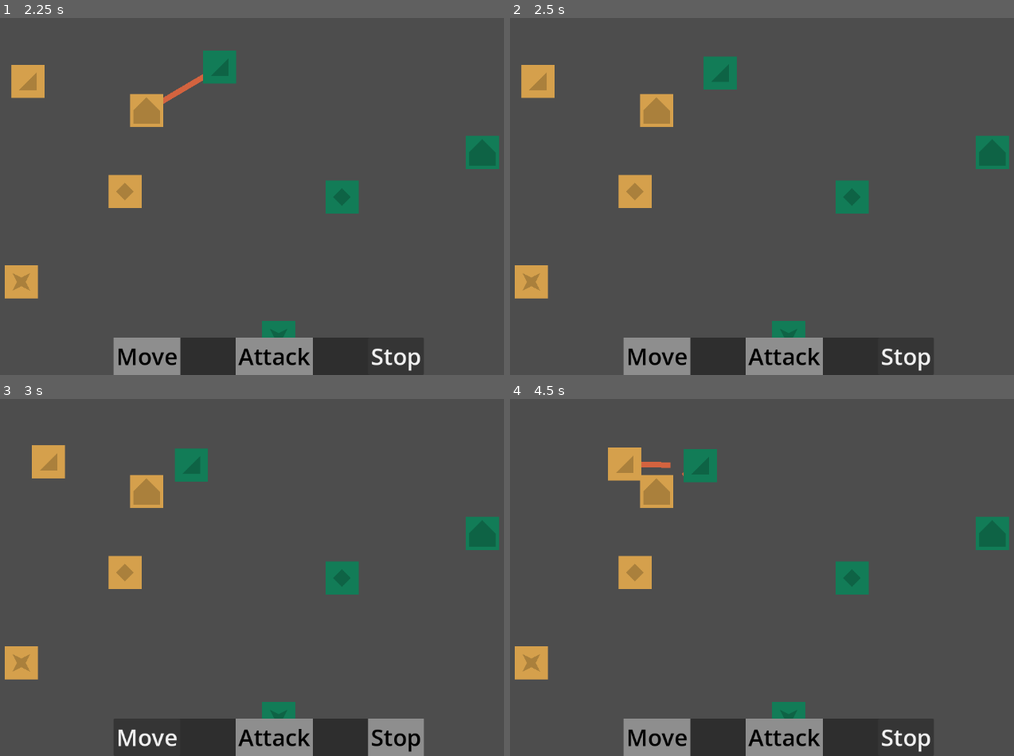
Above: before the commit, frames 1-4 (two rows, left to right).
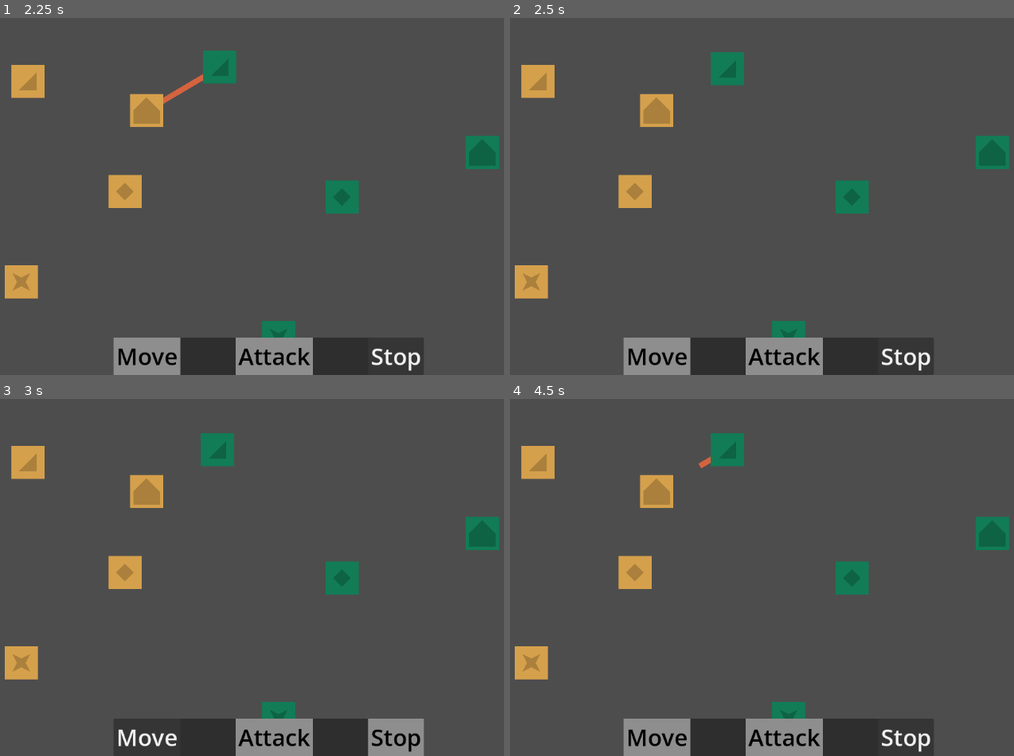
Above: after the commit, the same moments.

Repository: znichola/tent-general
Game: Godot game, scene res://game_board/game_board.tscn
Same seed, same stepped clock (60 frames per second), same inputs: the game is played once before the commit and once after it. The project has no main scene, so this scene is started directly.
Inputs:
- Up to frame 1 (2.25 s): click "Move" at 0.5 s; click "Attack" at 1.25 s; click "Stop" at 2 s
- Up to frame 2 (2.5 s): no input
- Up to frame 3 (3 s): click "Move" at 2.75 s
- Up to frame 4 (4.5 s): click "Attack" at 3.5 s; click "Stop" at 4.25 s

Frame 1 is identical in both runs. In frame 2, 0.5% of the frame differs, in the area x 38-47%, y 9-21%; in frame 3, 1.9%; in frame 4, 2.5%, in the area x 2-47%, y 9-24%.

Commit message:
messenger behaviour with vision fix and root node2D fix

Diff:
--- /dev/null
+++ b/game_board/test.tscn
@@ -0,0 +1,27 @@
+[gd_scene format=3 uid="uid://4hh75vvgnpa0"]
+
+[ext_resource type="PackedScene" uid="uid://g35wxrfph6sb" path="res://game_board/unit/variants/messenger.tscn" id="1_pg0qr"]
+[ext_resource type="PackedScene" uid="uid://beyn0gvfwp3w5" path="res://game_board/unit/variants/spear.tscn" id="2_cfdbp"]
+[ext_resource type="PackedScene" uid="uid://bfsyuhx03joi1" path="res://game_board/unit/variants/bow.tscn" id="3_cfdbp"]
+[ext_resource type="PackedScene" uid="uid://bl25s3eybts4u" path="res://game_board/unit/variants/sword.tscn" id="4_qh1hi"]
+
+[node name="Node2D" type="Node2D" unique_id=575016891]
+
+[node name="Messenger" parent="." unique_id=186043592 instance=ExtResource("1_pg0qr")]
+position = Vector2(21, 625)
+
+[node name="Spear" parent="." unique_id=2104661573 instance=ExtResource("2_cfdbp")]
+position = Vector2(-141, 207)
+team_name = 1
+
+[node name="Spear2" parent="." unique_id=1567654480 instance=ExtResource("2_cfdbp")]
+position = Vector2(666, 418)
+team_name = 1
+
+[node name="Bow" parent="." unique_id=1209490078 instance=ExtResource("3_cfdbp")]
+position = Vector2(278, 280)
+team_name = 1
+
+[node name="Sword" parent="." unique_id=1287942291 instance=ExtResource("4_qh1hi")]
+position = Vector2(40, 434)
+team_name = 0
--- a/game_board/unit/components/movement.gd
+++ b/game_board/unit/components/movement.gd
@@ -3,9 +3,9 @@
 class_name MovementComponent
 
 @export var speed: float = 100.0
+@export var combat_engagment = true
 @export_group("References")
 @export var collision_component: CollisionComponent
-
 var can_move: bool = true
 
 
@@ -28,7 +28,7 @@
 
 
 func try_move_to(target_position: Vector2, delta: float, node: Node2D) -> bool:
-	if not can_move:
+	if not can_move and combat_engagment:
 		return false
 
 	var direction = (target_position - node.position).normalized()
--- a/game_board/unit/components/strategy.gd
+++ b/game_board/unit/components/strategy.gd
@@ -1,4 +1,4 @@
-extends Node
+extends Node2D
 
 class_name StrategyComponent
 
@@ -7,9 +7,18 @@
 	HOLD_GROUND,
 	MOVE,
 	SKIRMISH,
+	MESSENGER,
 }
 
 @export var default_strategy_type: StrategyType = StrategyType.ATTACK_IN_RANGE
+
+@export_group("Allowed Strategies")
+@export var allowed_strategies: Array[StrategyComponent.StrategyType] = [
+	StrategyComponent.StrategyType.ATTACK_IN_RANGE,
+	StrategyComponent.StrategyType.HOLD_GROUND,
+	StrategyComponent.StrategyType.MOVE,
+	StrategyComponent.StrategyType.SKIRMISH,
+]
 
 @export_group("References")
 @export var parent_unit: Unit
@@ -66,6 +75,14 @@
 			strategy = HoldGroundStrategy.new(base_strategy_components, vision_component)
 		StrategyType.MOVE:
 			strategy = MoveStrategy.new(base_strategy_components, vision_component, self, Vector2(500, 300))
+		StrategyType.MESSENGER:
+			strategy = MessengerStrategy.new(
+				base_strategy_components,
+				vision_component,
+				self,
+				Vector2(500, 300),
+				Vector2(100, 100),
+			)
 		StrategyType.SKIRMISH:
 			strategy = SkirmishStrategy.new(base_strategy_components, vision_component)
 		_:
--- a/game_board/unit/components/vision.gd
+++ b/game_board/unit/components/vision.gd
@@ -5,6 +5,17 @@
 signal on_new_closest_target(unit: Unit)
 
 var current_closest_target: Unit = null
+@onready var update_timer := Timer.new()
+
+# Adjustable update rate (seconds) - tune based on your game's needs
+@export var update_interval := 0.2 # 5 times per second
+
+
+func _ready() -> void:
+	add_child(update_timer)
+	update_timer.wait_time = update_interval
+	update_timer.timeout.connect(_on_update_timer_timeout)
+	update_timer.start()
 
 
 func _on_area_entered(_area: Area2D) -> void:
@@ -16,23 +27,34 @@
 	try_update_closest_target(area)
 
 
+func _on_update_timer_timeout() -> void:
+	# Only update if we have targets in vision
+	if get_overlapping_areas().size() > 0:
+		try_update_closest_target(null)
+
+
 func try_update_closest_target(ignored_area: Area2D) -> void:
 	var best_dist := INF
+	var new_closest: Unit = null
 	var my_pos := global_position
 
 	for area in get_overlapping_areas():
+		if area == ignored_area:
+			continue
+
 		var unit := area.get_parent()
 		var is_self = self.get_parent() == unit
 
-		if not unit is Unit or is_self or area == ignored_area or not self.get_parent().is_valid_target(unit):
+		if not unit is Unit or is_self or not self.get_parent().is_valid_target(unit):
 			continue
 
-		if unit is Unit:
-			var current_dist := my_pos.distance_to(unit.global_position)
+		var current_dist := my_pos.distance_squared_to(unit.global_position) # Faster than distance_to
+		if current_dist < best_dist:
+			best_dist = current_dist
+			new_closest = unit
 
-			if current_dist < best_dist:
-				best_dist = current_dist
-				current_closest_target = unit
-
-	if current_closest_target:
-		on_new_closest_target.emit(current_closest_target)
+	# Only emit signal if the target actually changed
+	if new_closest != current_closest_target:
+		current_closest_target = new_closest
+		if current_closest_target:
+			on_new_closest_target.emit(current_closest_target)
--- /dev/null
+++ b/game_board/unit/strategy/messenger_strategy.gd
@@ -0,0 +1,82 @@
+extends BaseStrategy
+
+class_name MessengerStrategy
+
+var vision_component: VisionComponent
+var strategy_component: StrategyComponent
+
+var return_position: Vector2
+var movement_target: Vector2
+
+const EVADE_DISTANCE: float = 190.0 # Distance to maintain from threats
+const EVADE_WEIGHT: float = 0.7 # How much to prioritize evasion vs destination
+
+var target_reached: bool = false
+
+
+func _init(
+		base_strategy_components: Dictionary,
+		_vision_component: VisionComponent,
+		_strategy_component: StrategyComponent,
+		target_position: Vector2,
+		_return_position: Vector2,
+) -> void:
+	vision_component = _vision_component
+	strategy_component = _strategy_component
+	super(base_strategy_components)
+	current_postion_target = target_position
+	movement_target = target_position
+	return_position = _return_position
+	move_state = MoveState.MOVE_TO_POSITION
+
+
+func on_ready() -> void:
+	vision_component.on_new_closest_target.connect(_on_update_closest_target)
+
+
+func on_process(_delta: float) -> void:
+	if not target_reached and global_position.distance_to(movement_target) < 5.0:
+		target_reached = true
+		movement_target = return_position
+		print("Messenger reached target, returning to base ", return_position) # Debug print
+	elif target_reached and global_position.distance_to(return_position) < 5.0:
+		move_state = MoveState.IDLE
+		print("Messenger returned to base, finishing strategy ", return_position) # Debug print
+		strategy_component.finish_strategy()
+		return
+
+	# If there's a threat nearby, evade while moving towards target_position
+	if current_target:
+		var threat_position = current_target.global_position
+		var distance_to_threat = global_position.distance_to(threat_position)
+
+		if distance_to_threat < EVADE_DISTANCE:
+			# Check if threat is behind us relative to destination
+			var to_destination = (movement_target - global_position).normalized()
+			var to_threat = (threat_position - global_position).normalized()
+
+			# If threat is behind (dot product negative), ignore it
+			if to_threat.dot(to_destination) < 0:
+				current_postion_target = movement_target
+				return
+
+			# Threat is ahead, evade it
+			# Get tangent perpendicular to threat vector
+			var tangent = Vector2(-to_threat.y, to_threat.x).normalized()
+
+			# Choose tangent direction that points more towards destination
+			if tangent.dot(to_destination) < 0:
+				tangent = -tangent
+
+			# Blend evasion tangent with destination direction
+			var evade_direction = tangent * EVADE_WEIGHT + to_destination * (1.0 - EVADE_WEIGHT)
+			current_postion_target = global_position + evade_direction.normalized() * 50.0
+		else:
+			current_postion_target = movement_target
+	else:
+		current_postion_target = movement_target
+
+
+func _on_update_closest_target(unit: Unit) -> void:
+	current_target = unit
+	print("Messenger sees new target: ", unit.name)
--- a/game_board/unit/unit.gd
+++ b/game_board/unit/unit.gd
@@ -13,6 +13,8 @@
 }
 
 @export var team_name: TeamName = TeamName.YELLOW
+
+@export_group("References")
 @export var selection_sprite: Polygon2D = null
 
 
--- a/game_board/unit/unit.tscn
+++ b/game_board/unit/unit.tscn
@@ -21,6 +21,7 @@
 
 [node name="Unit" type="Node2D" unique_id=186043592 node_paths=PackedStringArray("selection_sprite")]
 script = ExtResource("1_stacj")
+team_name = null
 selection_sprite = NodePath("SelectionPolygon")
 
 [node name="HealthComponent" type="Node" parent="." unique_id=795734082]
@@ -30,7 +31,7 @@
 script = ExtResource("3_gab0b")
 collision_component = NodePath("../CollisionComponent")
 
-[node name="StrategyComponent" type="Node" parent="." unique_id=544420575 node_paths=PackedStringArray("parent_unit", "movement_component", "vision_component", "attack_component", "health_component")]
+[node name="StrategyComponent" type="Node2D" parent="." unique_id=271313233 node_paths=PackedStringArray("parent_unit", "movement_component", "vision_component", "attack_component", "health_component")]
 unique_name_in_owner = true
 script = ExtResource("4_r3bqr")
 parent_unit = NodePath("..")
@@ -74,12 +75,14 @@
 color = Color(0.20953086, 0.54853076, 0.6246036, 1)
 polygon = PackedVector2Array(-30, -30, 30, -30, 30, 30, -30, 30)
 
-[node name="Marker" type="Polygon2D" parent="." unique_id=294582724]
-color = Color(0.8352941, 0.627451, 0.29803923, 1)
+[node name="Marker" type="Polygon2D" parent="." unique_id=294582724 node_paths=PackedStringArray("sigil")]
+color = Color(1, 0.4117647, 0.7058824, 1)
 polygon = PackedVector2Array(-30, -30, 30, -30, 30, 30, -30, 30)
 script = ExtResource("8_pfwts")
+sigil = NodePath("Sigil")
 
 [node name="Sigil" type="Polygon2D" parent="Marker" unique_id=136979551]
+color = Color(0.8, 0.32941177, 0.5647059, 1)
 polygon = PackedVector2Array(-16, -16, 0, -16, 16, -16, 16, 0, 16, 16, 0, 16, -16, 16, -16, 0)
 
 [connection signal="area_entered" from="VisionComponent" to="VisionComponent" method="_on_area_entered"]
--- a/game_board/unit/variants/bow.tscn
+++ b/game_board/unit/variants/bow.tscn
@@ -8,20 +8,16 @@
 [node name="Bow" unique_id=186043592 instance=ExtResource("1_iw70l")]
 
 [node name="HealthComponent" parent="." index="0" unique_id=795734082]
-max_health = 30
+max_health = 40
 
 [node name="MovementComponent" parent="." index="1" unique_id=23351134]
 speed = 80.0
 
-[node name="StrategyComponent" parent="." index="2" unique_id=544420575]
+[node name="StrategyComponent" parent="." index="2" unique_id=271313233]
 default_strategy_type = 3
 
 [node name="CollisionShape2D" parent="AttackComponent" parent_id_path=PackedInt32Array(1790122325) index="0" unique_id=384630568]
 shape = SubResource("RectangleShape2D_iw70l")
 
-[node name="Marker" parent="." index="7" unique_id=294582724 node_paths=PackedStringArray("sigil")]
-sigil = NodePath("Sigil")
-
-[node name="Sigil" parent="Marker" index="0" unique_id=136979551]
-color = Color(0.41764706, 0.3137255, 0.14901961, 1)
+[node name="Sigil" parent="Marker" parent_id_path=PackedInt32Array(294582724) index="0" unique_id=136979551]
 polygon = PackedVector2Array(16, -16, 16, 0, 16, 16, 0, 16, -16, 16)
--- /dev/null
+++ b/game_board/unit/variants/messenger.tscn
@@ -0,0 +1,46 @@
+[gd_scene format=3 uid="uid://g35wxrfph6sb"]
+
+[ext_resource type="PackedScene" uid="uid://cyscttd02w5et" path="res://game_board/unit/unit.tscn" id="1_2shnb"]
+
+[sub_resource type="RectangleShape2D" id="RectangleShape2D_2shnb"]
+size = Vector2(28, 28)
+
+[sub_resource type="CircleShape2D" id="CircleShape2D_2shnb"]
+radius = 384.0
+
+[sub_resource type="RectangleShape2D" id="RectangleShape2D_bma0t"]
+size = Vector2(28, 28)
+
+[node name="Messenger" unique_id=186043592 instance=ExtResource("1_2shnb")]
+team_name = 0
+
+[node name="HealthComponent" parent="." index="0" unique_id=795734082]
+max_health = 40
+
+[node name="MovementComponent" parent="." index="1" unique_id=23351134]
+speed = 140.0
+combat_engagment = false
+
+[node name="StrategyComponent" parent="." index="2" unique_id=544420575]
+default_strategy_type = 4
+allowed_strategies = Array[int]([4])
+
+[node name="CollisionShape2D" parent="AttackComponent" parent_id_path=PackedInt32Array(1790122325) index="0" unique_id=384630568]
+shape = SubResource("RectangleShape2D_2shnb")
+
+[node name="CollisionShape2D" parent="VisionComponent" parent_id_path=PackedInt32Array(1668338710) index="0" unique_id=730956291]
+shape = SubResource("CircleShape2D_2shnb")
+
+[node name="CollisionShape2D" parent="CollisionComponent" parent_id_path=PackedInt32Array(326969400) index="0" unique_id=1589837708]
+shape = SubResource("RectangleShape2D_bma0t")
+
+[node name="SelectionPolygon" parent="." index="6" unique_id=370164799]
+polygon = PackedVector2Array(-12.227075, -12.227075, 12.227075, -12.227075, 12.227075, 12.227075, -12.227075, 12.227075)
+
+[node name="Marker" parent="." index="7" unique_id=294582724]
+color = Color(0.8352941, 0.627451, 0.29803923, 1)
+polygon = PackedVector2Array(-12, -12, 12, -12, 12, 12, -12, 12)
+
+[node name="Sigil" parent="Marker" index="0" unique_id=136979551]
+color = Color(0.6682353, 0.5019608, 0.23843138, 1)
+polygon = PackedVector2Array(9, -9, 9, -6, 0, 0.1, 0, 2.1, 9, -4, 9, 9, -9, 9, -9, -4, 0, 2, 0, 0, -9, -6, -9, -9)
--- a/game_board/unit/variants/spear.tscn
+++ b/game_board/unit/variants/spear.tscn
@@ -22,9 +22,5 @@
 [node name="CollisionShape2D" parent="VisionComponent" parent_id_path=PackedInt32Array(1668338710) index="0" unique_id=730956291]
 shape = SubResource("CircleShape2D_n4ol7")
 
-[node name="Marker" parent="." index="7" unique_id=294582724 node_paths=PackedStringArray("sigil")]
-sigil = NodePath("Sigil")
-
-[node name="Sigil" parent="Marker" index="0" unique_id=136979551]
-color = Color(0.41764706, 0.3137255, 0.14901961, 1)
+[node name="Sigil" parent="Marker" parent_id_path=PackedInt32Array(294582724) index="0" unique_id=136979551]
 polygon = PackedVector2Array(0, -16, 16, 0, 0, 16, -16, 0)
--- a/game_board/unit/variants/sword.tscn
+++ b/game_board/unit/variants/sword.tscn
@@ -13,15 +13,8 @@
 [node name="MovementComponent" parent="." index="1" unique_id=23351134]
 speed = 120.0
 
-[node name="StrategyComponent" parent="." index="2" unique_id=544420575]
-unique_name_in_owner = false
-
 [node name="CollisionShape2D" parent="VisionComponent" parent_id_path=PackedInt32Array(1668338710) index="0" unique_id=730956291]
 shape = SubResource("CircleShape2D_g77q3")
 
-[node name="Marker" parent="." index="7" unique_id=294582724 node_paths=PackedStringArray("sigil")]
-sigil = NodePath("Sigil")
-
-[node name="Sigil" parent="Marker" index="0" unique_id=136979551]
-color = Color(0.6682353, 0.5019608, 0.23843138, 1)
+[node name="Sigil" parent="Marker" parent_id_path=PackedInt32Array(294582724) index="0" unique_id=136979551]
 polygon = PackedVector2Array(-16, -16, 0, -8, 16, -16, 8, 0, 16, 16, 0, 8, -16, 16, -8, 0)
Not shown, added: game_board/unit/strategy/messenger_strategy.gd.uid
